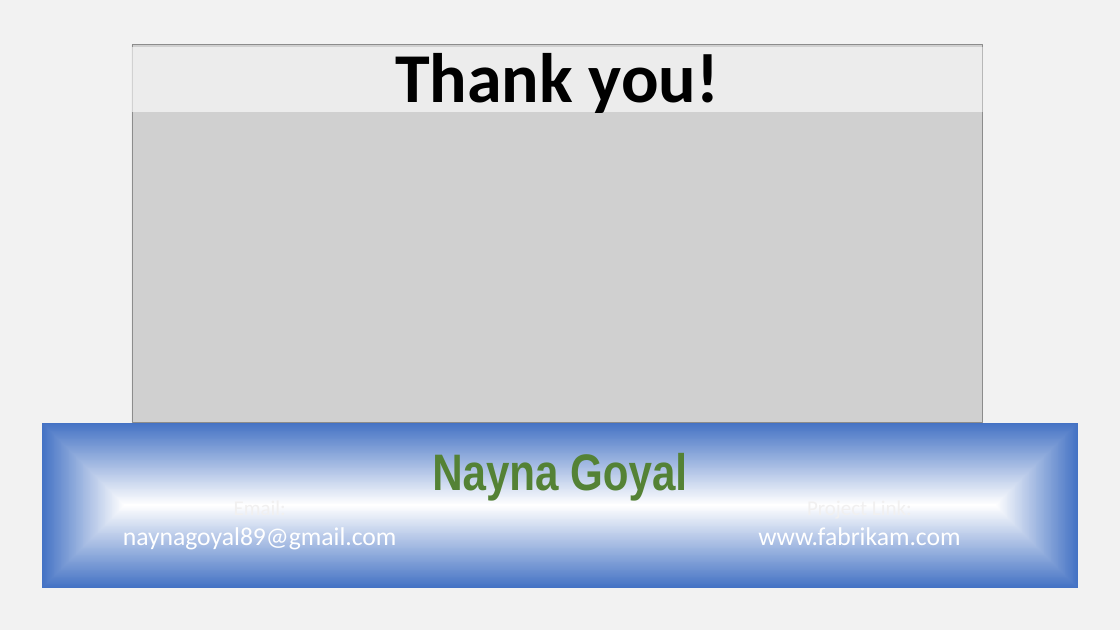
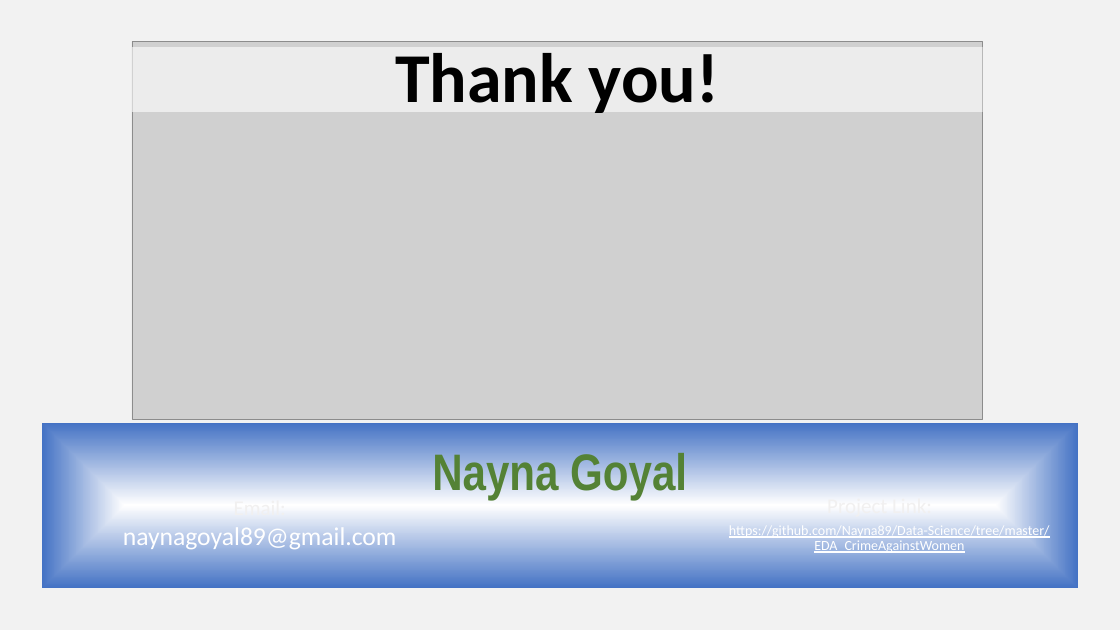
Before and after one commit to Nayna89/Data-Science, a slide deck: slide 25 of EDA_CrimeAgainstWomen/CrimeAgainstWomenEDA.pptx (slide 24 before the commit). Drawn at 1120x630 pixels with LibreOffice and Linux fonts; fonts in the diff are those of the drawing; grey boxes stand for pictures. Boxes give left, top, right and bottom in pixels: in the first picture for what was removed or moved away, otherwise in the second. Text is boxed around its words. In the diff, an @@ line names an element or a change of style, - is before the commit and + after.

```diff
--- a/EDA_CrimeAgainstWomen/CrimeAgainstWomenEDA.pptx
+++ b/EDA_CrimeAgainstWomen/CrimeAgainstWomenEDA.pptx
@@ picture: place and size @@
-picture at <box>132,45,983,423</box>
+picture at <box>132,41,983,419</box>
@@ text at <box>729,523,1050,553</box>: text changed; size 22 to 12 pt @@
-www.fabrikam.com
+https://github.com/Nayna89/Data-Science/tree/master/EDA_CrimeAgainstWomen
```
Also in this commit, not shown: 3 other slides changed, 1 slide added.
